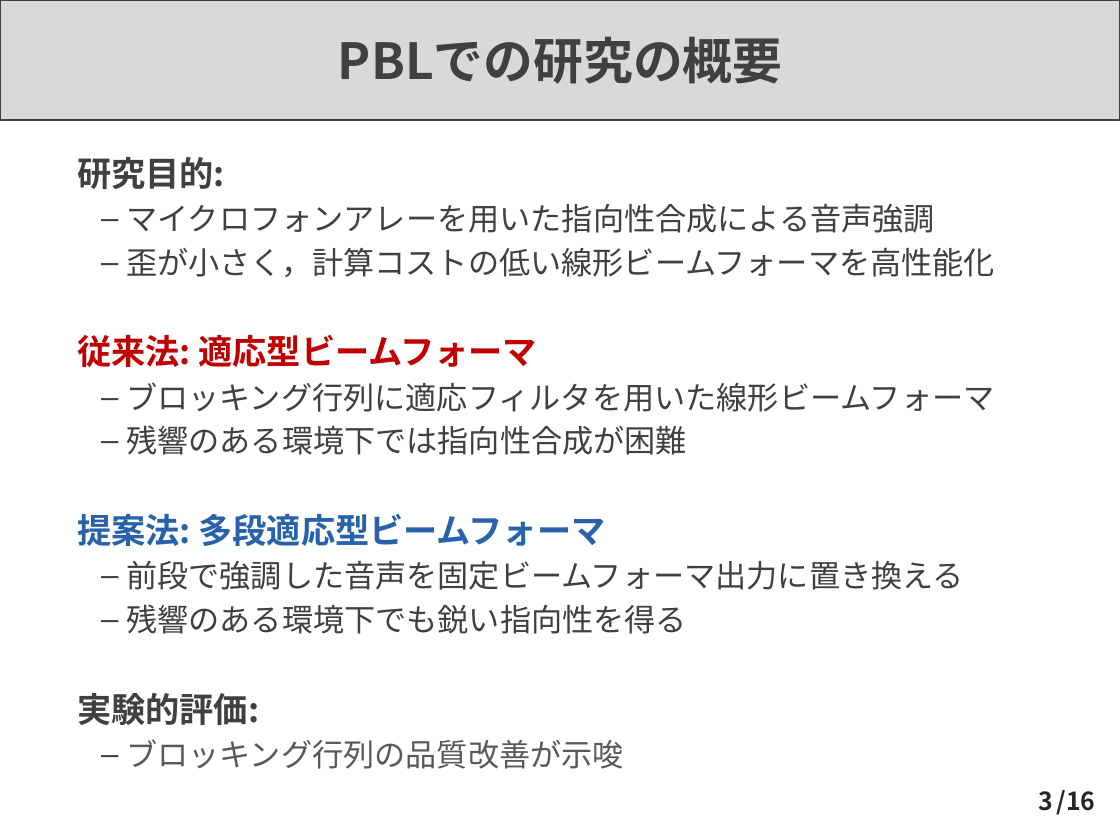
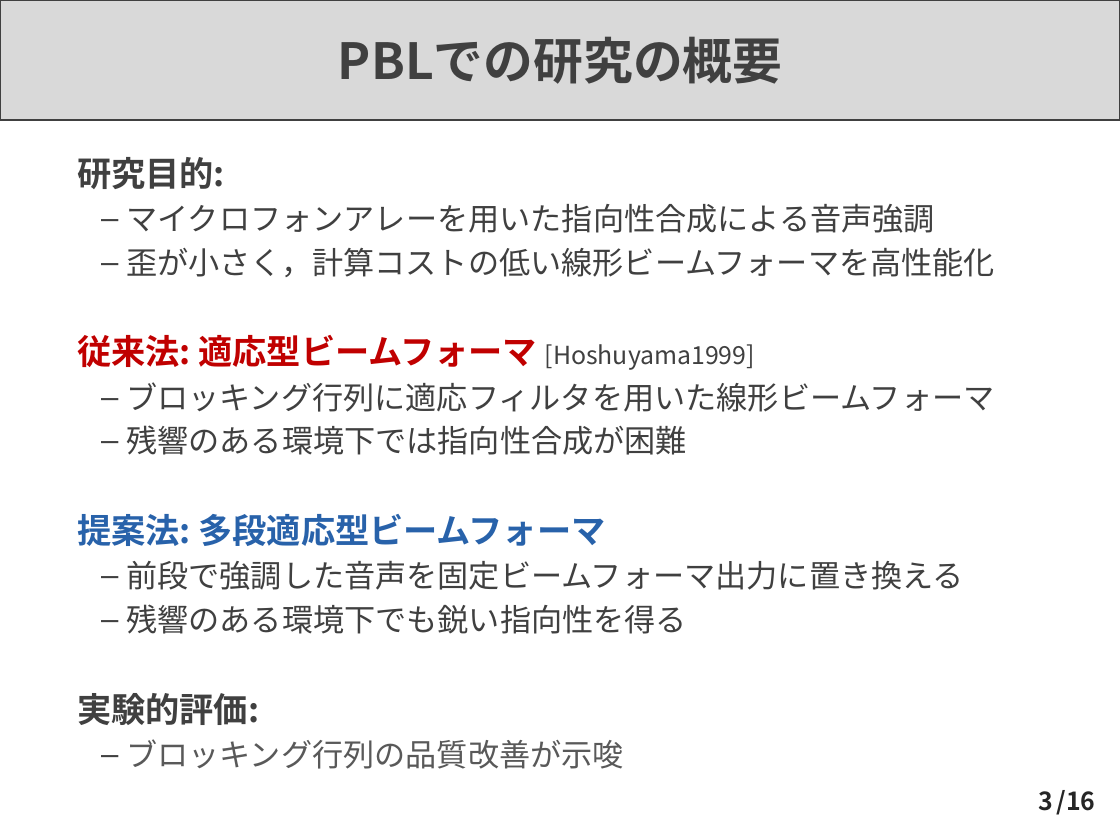
Before and after one commit to Takaaki-Saeki/Algorithms, a slide deck: slide 3 of PBL最終発表.pptx. Drawn at 1120x840 pixels with LibreOffice and Linux fonts; fonts in the diff are those of the drawing. Boxes give left, top, right and bottom in pixels: in the first picture for what was removed or moved away, otherwise in the second. Text is boxed around its words. In the diff, an @@ line names an element or a change of style, - is before the commit and + after.

```diff
--- a/PBL最終発表.pptx
+++ b/PBL最終発表.pptx
@@ text at [77,335,755,370]: text changed; size 22 to 16 pt; text colour #C00000 to #404040; bold off @@
-➢ 従来法: 適応型ビームフォーマ
+➢ 従来法: 適応型ビームフォーマ [Hoshuyama1999]
```
Also in this commit, not shown: 4 other slides changed.
